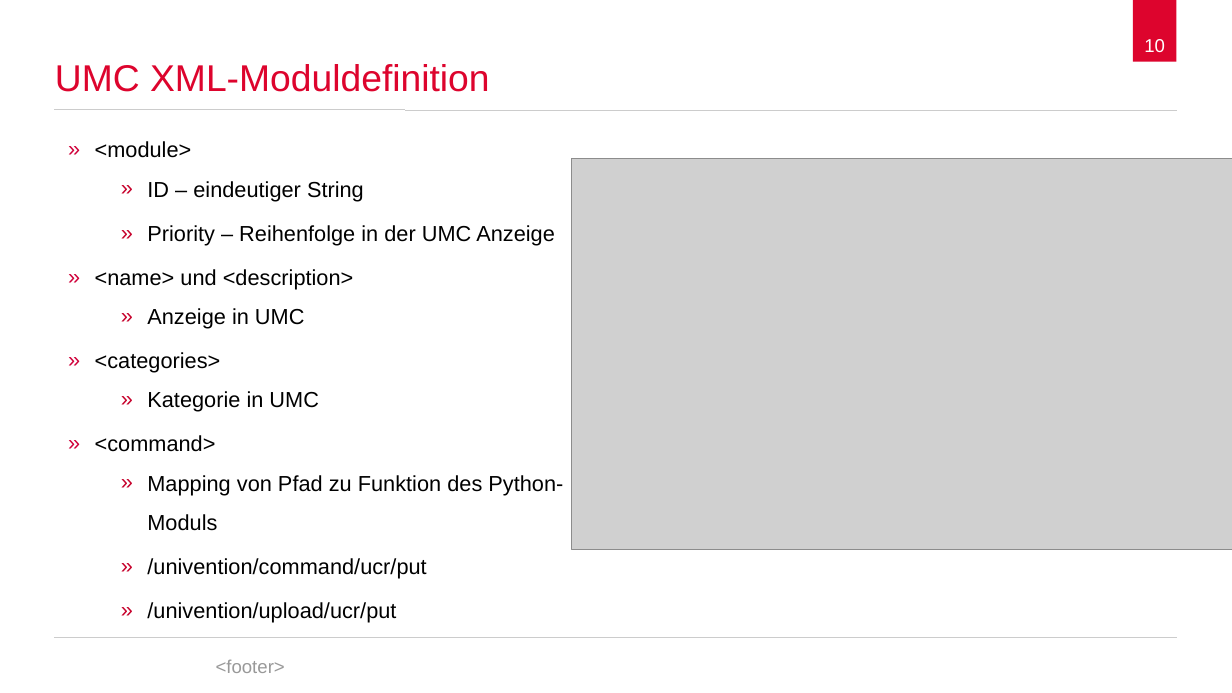
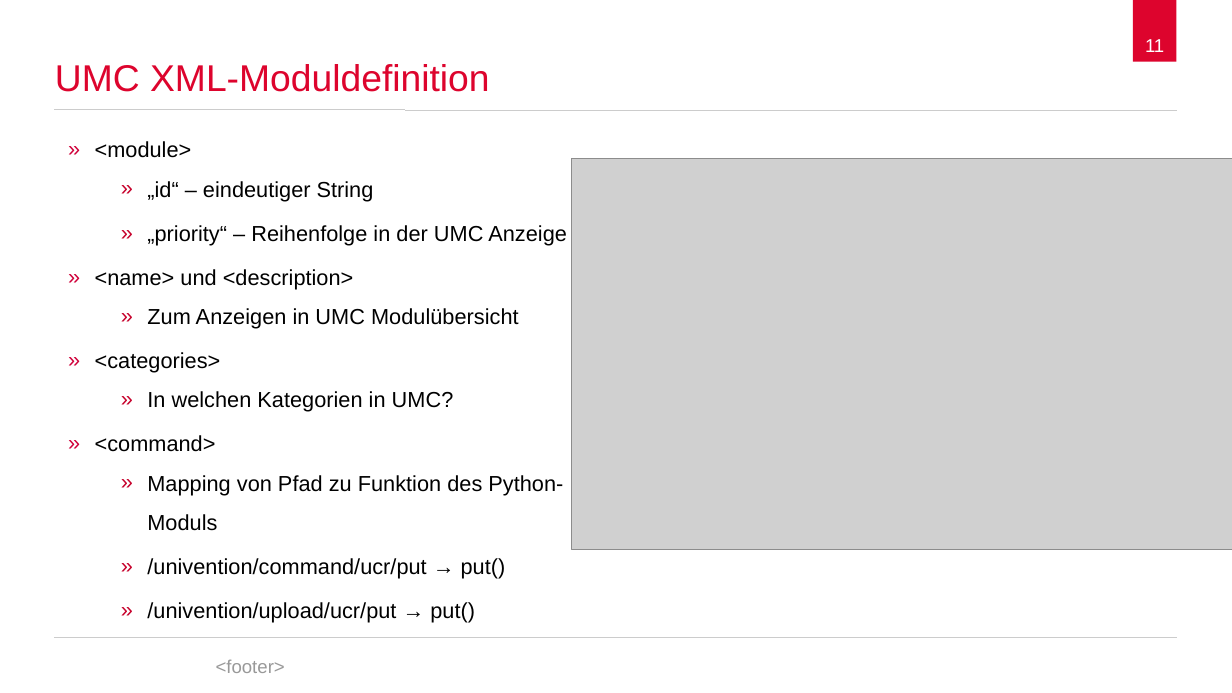
Before and after one commit to spaceone/presentations, a slide deck: slide 11 of univention-management-console/univention-management-console.odp (slide 10 before the commit). Drawn at 1232x693 pixels with LibreOffice and Linux fonts; fonts in the diff are those of the drawing; grey boxes stand for pictures; background and template pictures are left out. Boxes give left, top, right and bottom in pixels: in the first picture for what was removed or moved away, otherwise in the second. Text is boxed around its words. In the diff, an @@ line names an element or a change of style, - is before the commit and + after.

```diff
--- a/univention-management-console/univention-management-console.odp
+++ b/univention-management-console/univention-management-console.odp
@@ page number at <box>1145,39,1164,52</box>: text changed @@
-10
+11
@@ text at <box>147,181,567,246</box>: text changed @@
-    » ID – eindeutiger String
-    » Priority – Reihenfolge in der UMC Anzeige
+    » „id“ – eindeutiger String
+    » „priority“ – Reihenfolge in der UMC Anzeige
@@ text at <box>147,308,519,329</box>: text changed @@
-    » Anzeige in UMC
+    » Zum Anzeigen in UMC Modulübersicht
@@ text at <box>147,391,454,412</box>: text changed @@
-    » Kategorie in UMC
+    » In welchen Kategorien in UMC?
@@ text at <box>147,558,506,623</box>: text changed @@
-    » /univention/command/ucr/put
-    » /univention/upload/ucr/put
+    » /univention/command/ucr/put → put()
+    » /univention/upload/ucr/put → put()
```
Also in this commit, not shown: 8 other slides changed.
